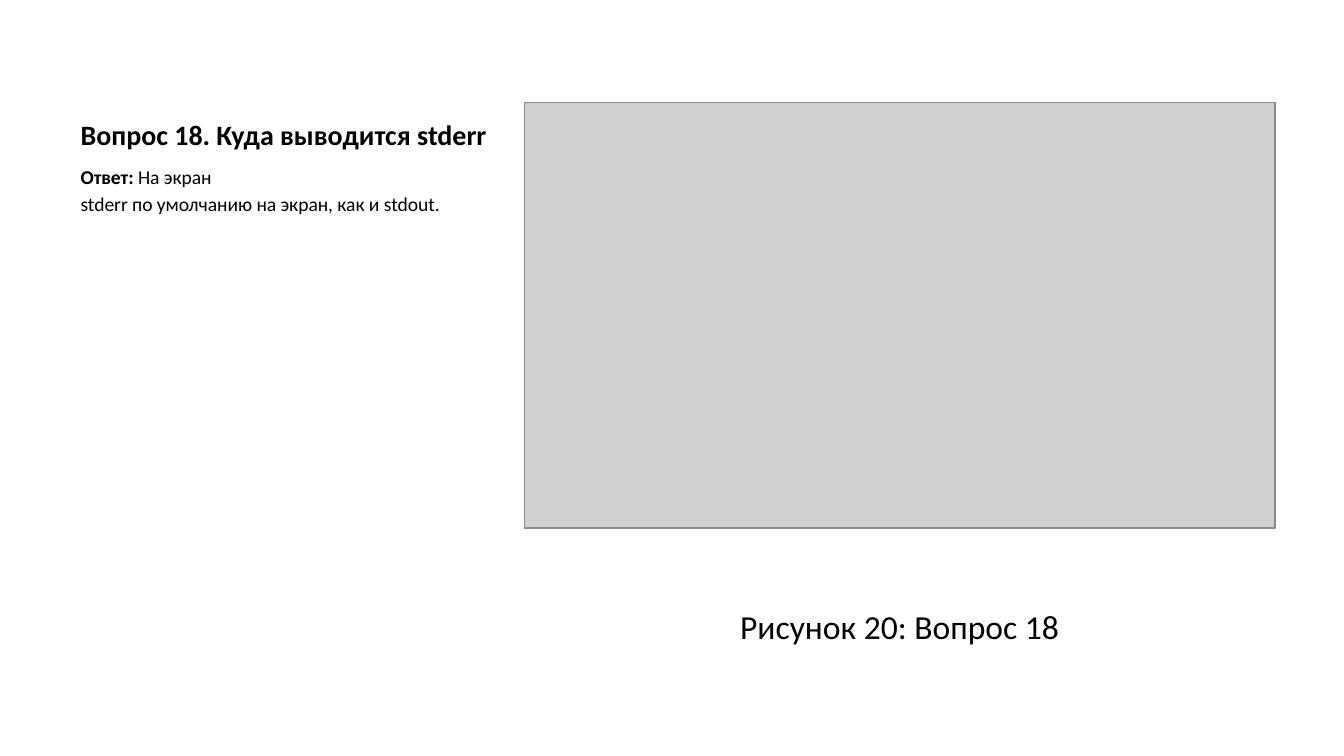
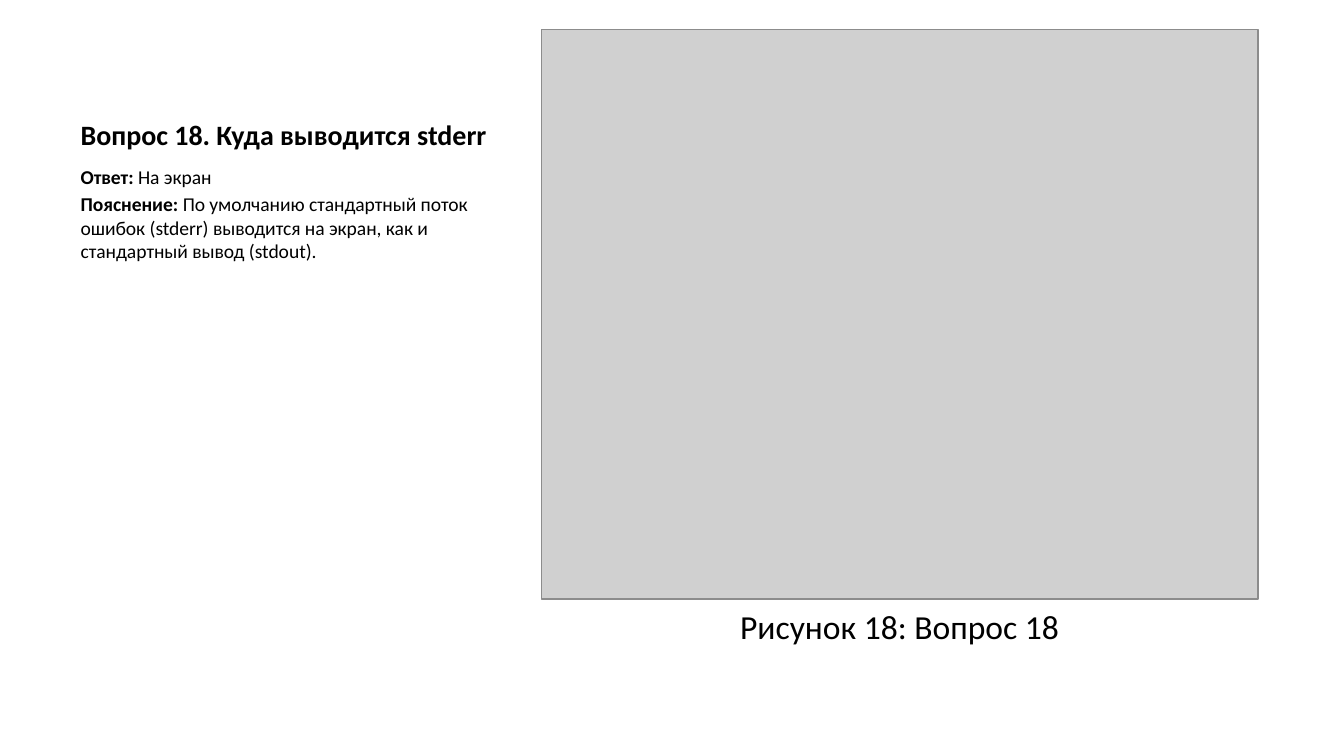
Before and after one commit to asivanova1/stepik-linux-course, a slide deck: slide 28 of stepik/razdel/01/presentation/output/presentation_stepik_1.pptx (slide 30 before the commit). Drawn at 1344x756 pixels with LibreOffice and Linux fonts; fonts in the diff are those of the drawing; grey boxes stand for pictures. Boxes give left, top, right and bottom in pixels: in the first picture for what was removed or moved away, otherwise in the second. Text is boxed around its words. In the diff, an @@ line names an element or a change of style, - is before the commit and + after.

```diff
--- a/stepik/razdel/01/presentation/output/presentation_stepik_1.pptx
+++ b/stepik/razdel/01/presentation/output/presentation_stepik_1.pptx
@@ picture: place and size @@
-picture at (524, 102, 1274, 528)
+picture at (542, 30, 1258, 599)
@@ text at (81, 197, 468, 262): text changed @@
-stderr по умолчанию на экран, как и stdout.
+Пояснение: По умолчанию стандартный поток ошибок (stderr) выводится на экран, как и стандартный вывод (stdout).
@@ text at (740, 616, 1059, 645): text changed @@
-Рисунок 20: Вопрос 18
+Рисунок 18: Вопрос 18
```
Also in this commit, not shown: 31 other slides changed, 3 slides removed, 25 other files.
